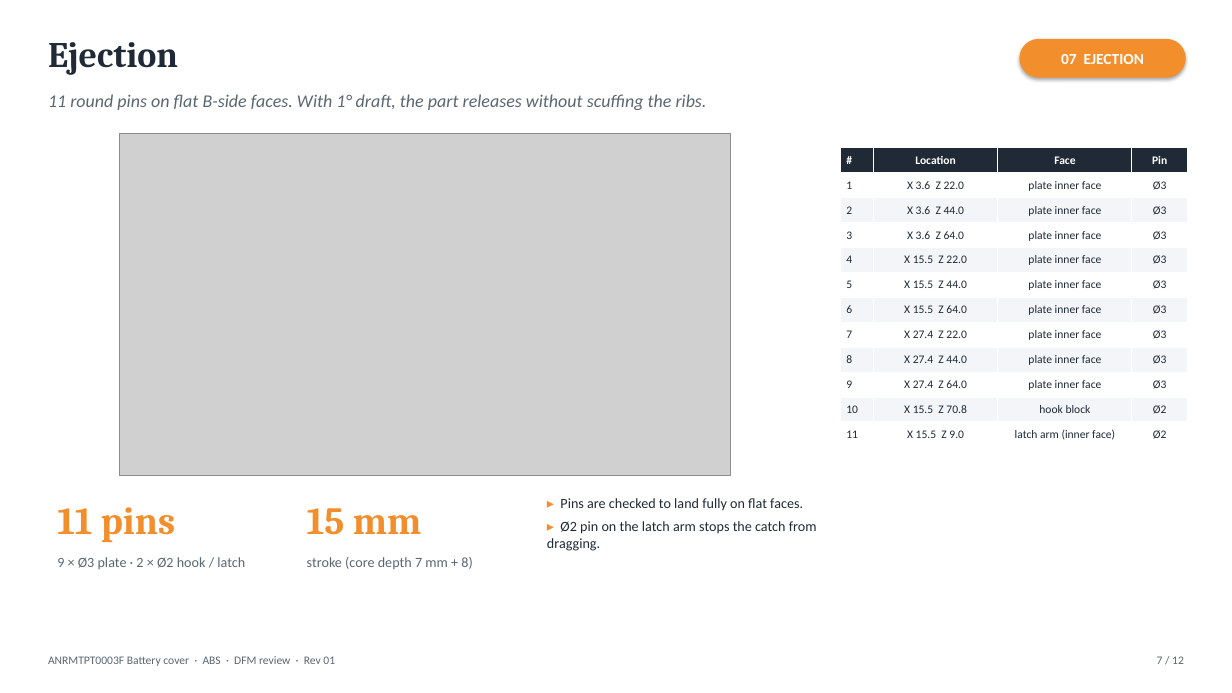
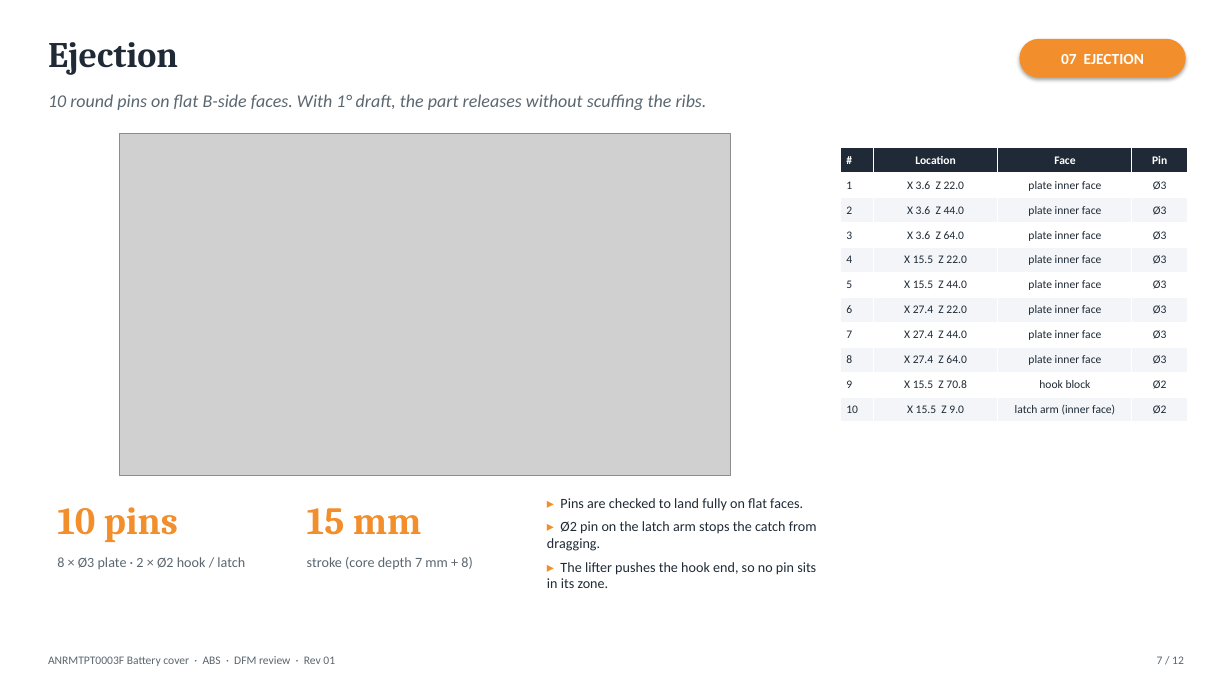
Before and after one commit to moatazmostafaeleraky-eng/Moataz-engineering, a slide deck: slide 7 of output/DFM.pptx. Drawn at 1232x693 pixels with LibreOffice and Linux fonts; fonts in the diff are those of the drawing; grey boxes stand for pictures. Boxes give left, top, right and bottom in pixels: in the first picture for what was removed or moved away, otherwise in the second. Text is boxed around its words. In the diff, an @@ line names an element or a change of style, - is before the commit and + after.

```diff
--- a/output/DFM.pptx
+++ b/output/DFM.pptx
@@ text at bbox=[48, 94, 707, 110]: text changed @@
-11 round pins on flat B-side faces. With 1° draft, the part releases without scuffing the ribs.
+10 round pins on flat B-side faces. With 1° draft, the part releases without scuffing the ribs.
@@ table at bbox=[841, 148, 1188, 422] @@
-row 7: 6 | X 15.5 Z 64.0 | plate inner face | Ø3
-row 8: 7 | X 27.4 Z 22.0 | plate inner face | Ø3
-row 9: 8 | X 27.4 Z 44.0 | plate inner face | Ø3
-row 10: 9 | X 27.4 Z 64.0 | plate inner face | Ø3
-row 11: 10 | X 15.5 Z 70.8 | hook block | Ø2
-row 12: 11 | X 15.5 Z 9.0 | latch arm (inner face) | Ø2
+row 7: 6 | X 27.4 Z 22.0 | plate inner face | Ø3
+row 8: 7 | X 27.4 Z 44.0 | plate inner face | Ø3
+row 9: 8 | X 27.4 Z 64.0 | plate inner face | Ø3
+row 10: 9 | X 15.5 Z 70.8 | hook block | Ø2
+row 11: 10 | X 15.5 Z 9.0 | latch arm (inner face) | Ø2
@@ text at bbox=[57, 507, 178, 542]: text changed @@
-11 pins
+10 pins
@@ text at bbox=[57, 557, 245, 569]: text changed @@
-9 × Ø3 plate · 2 × Ø2 hook / latch
+8 × Ø3 plate · 2 × Ø2 hook / latch
@@ text at bbox=[547, 562, 816, 588]: paragraph added @@
+▸ The lifter pushes the hook end, so no pin sits in its zone.
```
Also in this commit, not shown: 10 other slides changed, 17 other files.
